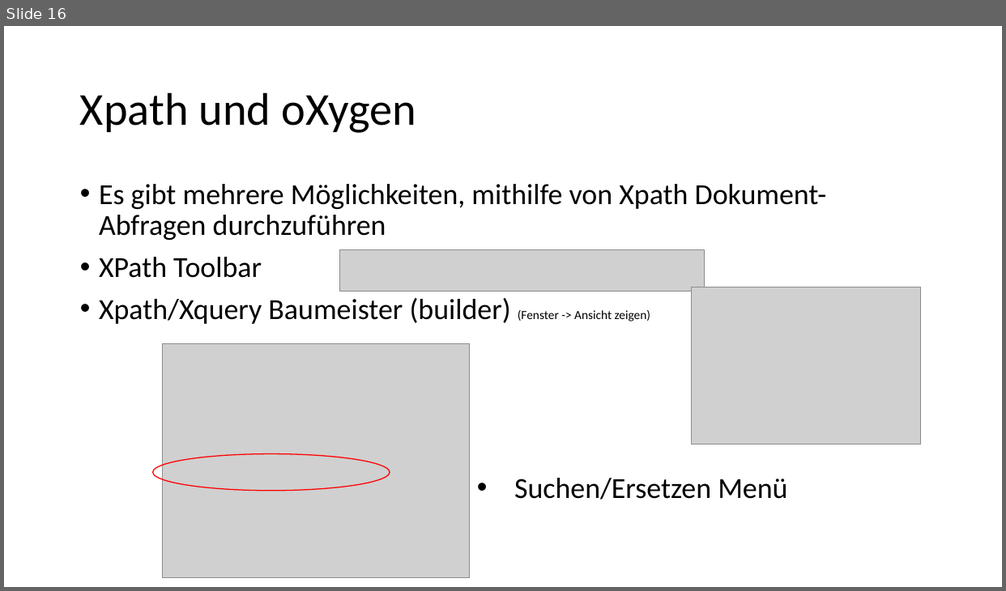
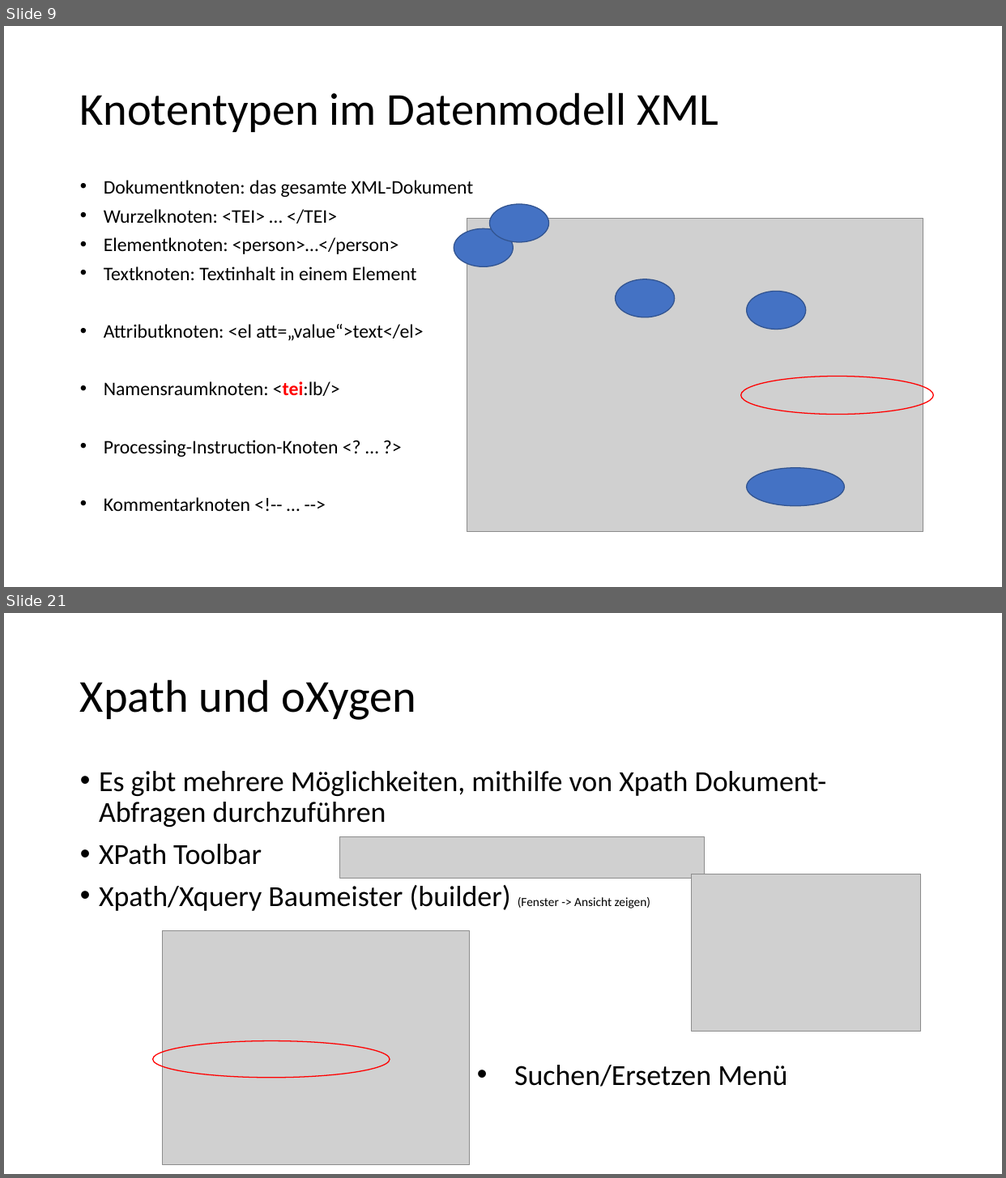
Before and after one commit to Lena-Luise/Lehre, a slide deck: SchulungenKGParl/Folien/XPath.pptx. Shown one above the other, each under a label of ours: slide 16 before the commit, slides 9 and 21 after it; the slides between them are not shown. The pictures are 1006x591 and 1006x1178 pixels, drawn with LibreOffice and Linux fonts; fonts in the diff are those of the drawing; grey boxes stand for pictures. Boxes give left, top, right and bottom in pixels: in the first picture for what was removed or moved away, otherwise in the second. Text is boxed around its words. In the diff, an @@ line names an element or a change of style, - is before the commit and + after.

```diff
--- a/SchulungenKGParl/Folien/XPath.pptx
+++ b/SchulungenKGParl/Folien/XPath.pptx
@@ slide 9 added at bbox=[4, 26, 1002, 587], background #FFFFFF @@
@@ title added at bbox=[80, 92, 718, 132], 44 pt, text #000000 @@
+Knotentypen im Datenmodell XML
@@ text added at bbox=[104, 180, 474, 511], 18.5 pt, text #000000 @@
+• Dokumentknoten: das gesamte XML-Dokument
+• Wurzelknoten: <TEI> … </TEI>
+• Elementknoten: <person>…</person>
+• Textknoten: Textinhalt in einem Element
+• Attributknoten: <el att=„value“>text</el>
+• Namensraumknoten: <tei:lb/>
+• Processing-Instruction-Knoten <? … ?>
+• Kommentarknoten <!-- … -->
@@ picture added at bbox=[467, 219, 923, 531] @@
@@ ellipse added at bbox=[490, 204, 549, 242], fill #4472C4, outline #325491 1 pt @@
@@ ellipse added at bbox=[454, 228, 513, 267], fill #4472C4, outline #325491 1 pt @@
@@ ellipse added at bbox=[616, 279, 675, 318], fill #4472C4, outline #325491 1 pt @@
@@ ellipse added at bbox=[747, 291, 806, 329], fill #4472C4, outline #325491 1 pt @@
@@ ellipse added at bbox=[741, 377, 934, 415], outline #FF0000 1 pt @@
@@ ellipse added at bbox=[747, 468, 845, 506], fill #4472C4, outline #325491 1 pt @@
@@ what was slide 16 is now slide 21 @@
```
Also in this commit, not shown: 6 slides changed, 9 other slides added, 4 slides removed, 10 other files.
